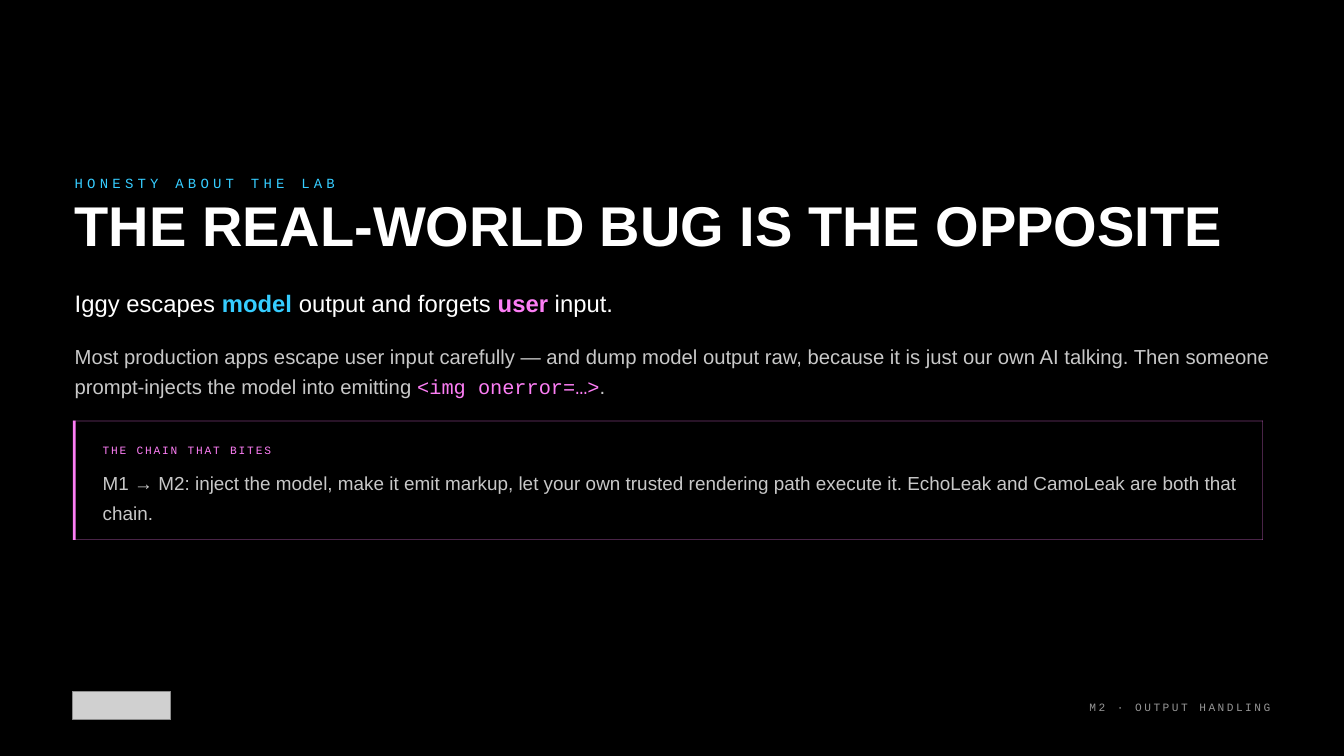
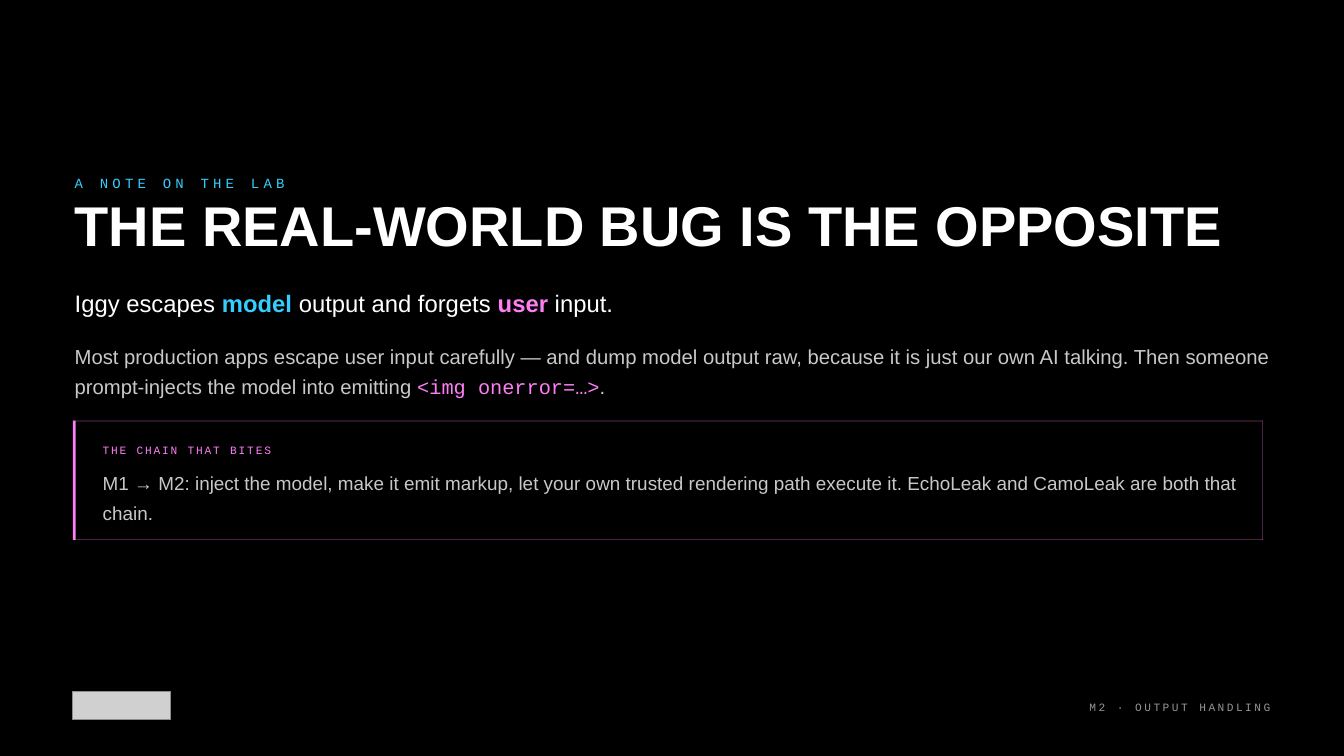
Before and after one commit to kkmookhey/training, a slide deck: slide 12 of blackhat-2026-adversarial-ai/M2-output-handling/slides/M2 Output Encoding.pptx (slide 11 before the commit). Drawn at 1344x756 pixels with LibreOffice and Linux fonts; fonts in the diff are those of the drawing; grey boxes stand for pictures. Boxes give left, top, right and bottom in pixels: in the first picture for what was removed or moved away, otherwise in the second. Text is boxed around its words. In the diff, an @@ line names an element or a change of style, - is before the commit and + after.

```diff
--- a/blackhat-2026-adversarial-ai/M2-output-handling/slides/M2 Output Encoding.pptx
+++ b/blackhat-2026-adversarial-ai/M2-output-handling/slides/M2 Output Encoding.pptx
@@ text at (75, 178, 285, 188): text changed @@
-HONESTY ABOUT THE LAB
+A NOTE ON THE LAB
```
Also in this commit, not shown: 6 other slides changed, 1 slide added, 33 other files.
